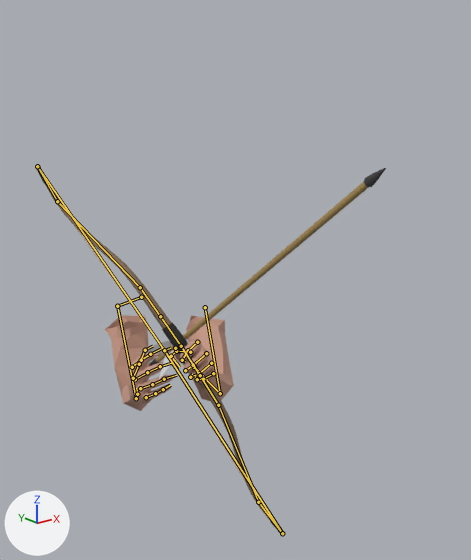
Two versions of the Blender file ScoopsField/res/items/shortbow/shortbow_moveset.blend, one commit apart.
Both versions are drawn from a 50 mm lens placed at (-0.8, -1.38, 0.47), pointed at (0.03, -0.34, 0.05). Lighting does not change. The marker at lower left points along +X, +Y and +Z. The picture after the commit comes second. Both versions are drawn at frame 7 of the action 'attack1'; the numbers are the values there. The bones that change, and the others that lie on the model, are drawn over the model as lines.

The first picture shows 'Arrow', 'Shortbow', 'Viewmodel'.
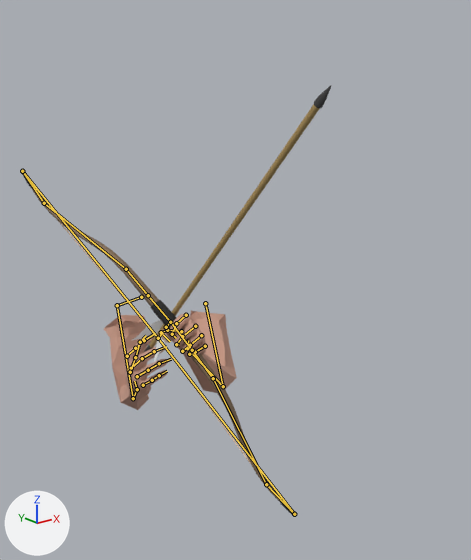
What differs and where, as boxes (x1, y1, x2, y2) in the pictures (471 x 560 px):
'Viewmodel', posed
    before: (105, 315, 234, 411)
    after: (104, 310, 237, 410)
'Shortbow', posed (11% wider, 6% shorter)
    before: (36, 165, 285, 536)
    after: (21, 169, 297, 516)
'Arrow', posed (19% narrower, 32% taller)
    before: (139, 168, 386, 381)
    after: (132, 85, 331, 366)

The change, as a diff of the scene's bpy script:
```diff
--- a/ScoopsField/res/items/shortbow/shortbow_moveset.blend.py
+++ b/ScoopsField/res/items/shortbow/shortbow_moveset.blend.py
@@ bone_weapon_r @@
 bone_weapon_r = bpy.data.objects['Skeleton'].pose.bones['weapon_r']  # child of 'root'
-bone_weapon_r.location = (-0.134, -0.047, 0.367)
-bone_weapon_r.rotation_quaternion = (0.69, -0.296, 0.643, -0.06)  # degrees (-93, 60, -72)
+bone_weapon_r.location = (-0.134, -0.006, 0.33)
+bone_weapon_r.rotation_quaternion = (0.662, -0.353, 0.636, -0.113)  # degrees (-97, 51, -76)
```
